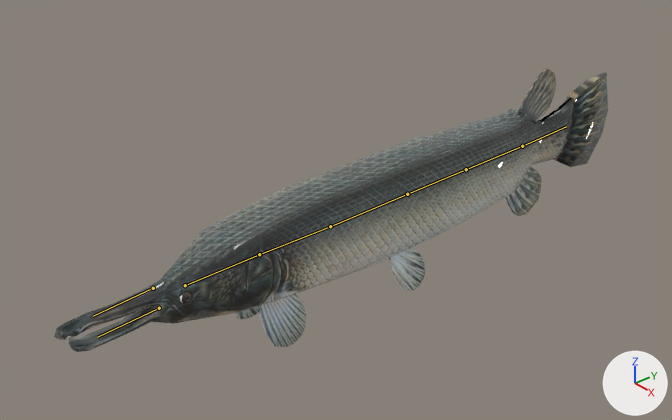
The Blender file Assets/Models/gar 1.blend, before and after one commit.
Before and after are seen from a 50 mm lens placed at (7.49, -7.51, 5.61), pointed at (-0.45, -0.62, 0.02). Every picture has the same lights, and +X, +Y and +Z are marked at lower right. The bones that bend it are drawn over the model as lines.
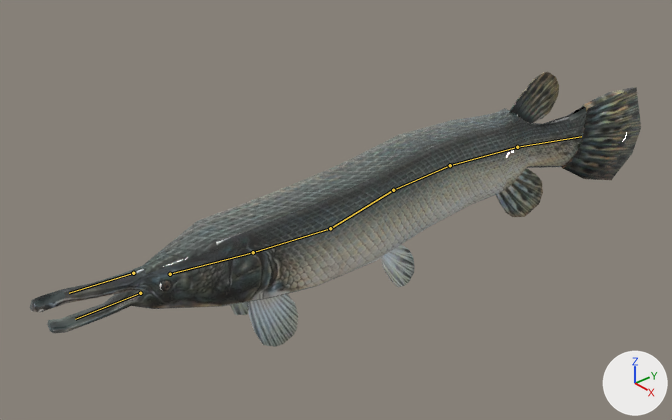
Commit message: fix Gar Swim

The newer file adds an action. The first version stands in its rest pose; the second is drawn at frame 0 of the action 'fishSwim1'.

Location of each change, [x1, y1, x2, y2] in pixels of the pictures (672 x 420 px):
'Cube', posed (7% wider, 11% shorter)
    before: [55, 97, 574, 352]
    after: [30, 106, 586, 333]
'Plane.001', posed (43% wider)
    before: [553, 72, 608, 167]
    after: [562, 87, 641, 180]
'Plane', posed
    before: [235, 248, 425, 347]
    after: [230, 245, 415, 347]
'Plane.002', posed (25% wider)
    before: [506, 69, 556, 216]
    after: [496, 72, 559, 217]
bone 'Bone', root to tip
    before: (185, 285) to (259, 254)
    after: (170, 274) to (253, 252)
bone 'Bone.001', root to tip
    before: (259, 254) to (330, 226)
    after: (253, 252) to (330, 228)
bone 'Bone.002', root to tip
    before: (330, 226) to (407, 194)
    after: (330, 228) to (393, 190)
bone 'Bone.003', root to tip
    before: (407, 194) to (466, 169)
    after: (393, 190) to (450, 165)
bone 'Bone.004', root to tip
    before: (466, 169) to (522, 146)
    after: (450, 165) to (517, 147)
bone 'Bone.005', root to tip
    before: (522, 146) to (566, 126)
    after: (517, 147) to (581, 136)
bone 'Bone.007', root to tip
    before: (159, 308) to (97, 337)
    after: (140, 293) to (75, 319)

The change, as a diff of the scene's bpy script:
```diff
--- a/Assets/Models/gar 1.blend.py
+++ b/Assets/Models/gar 1.blend.py
@@ bone_bone @@
 bone_bone = bpy.data.objects['Armature'].pose.bones['Bone']
-bone_bone.location = (0.0, 0.0, 0.0)
-bone_bone.rotation_quaternion = (1.0, 0.0, 0.0, 0.0)  # degrees (0, 0, 0)
+bone_bone.location = (0.16, 0.0, -0.26)
+bone_bone.rotation_quaternion = (0.994, 0.095, 0.0, 0.056)  # degrees (11, -1, 6)
@@ bone_bone_001 @@
 bone_bone_001 = bpy.data.objects['Armature'].pose.bones['Bone.001']  # child of 'Bone'
-bone_bone_001.rotation_quaternion = (1.0, 0.0, 0.0, 0.0)  # degrees (0, 0, 0)
+bone_bone_001.rotation_quaternion = (0.999, 0.05, 0.0, 0.002)  # degrees (6, 0, 0)
@@ bone_bone_002 @@
 bone_bone_002 = bpy.data.objects['Armature'].pose.bones['Bone.002']  # child of 'Bone.001'
-bone_bone_002.rotation_quaternion = (1.0, 0.0, 0.0, 0.0)  # degrees (0, 0, 0)
+bone_bone_002.rotation_quaternion = (0.989, -0.151, 0.0, 0.0)  # degrees (-17, 0, 0)
@@ bone_bone_003 @@
 bone_bone_003 = bpy.data.objects['Armature'].pose.bones['Bone.003']  # child of 'Bone.002'
-bone_bone_003.rotation_quaternion = (1.0, 0.0, 0.0, 0.0)  # degrees (0, 0, 0)
+bone_bone_003.rotation_quaternion = (0.997, -0.076, 0.0, 0.0)  # degrees (-9, 0, 0)
@@ bone_bone_004 @@
 bone_bone_004 = bpy.data.objects['Armature'].pose.bones['Bone.004']  # child of 'Bone.003'
-bone_bone_004.rotation_quaternion = (1.0, 0.0, 0.0, 0.0)  # degrees (0, 0, 0)
+bone_bone_004.rotation_quaternion = (0.995, -0.102, 0.0, 0.0)  # degrees (-12, 0, 0)
@@ bone_bone_005 @@
 bone_bone_005 = bpy.data.objects['Armature'].pose.bones['Bone.005']  # child of 'Bone.004'
-bone_bone_005.rotation_quaternion = (1.0, 0.0, 0.0, 0.0)  # degrees (0, 0, 0)
+bone_bone_005.rotation_quaternion = (0.994, 0.106, 0.0, 0.002)  # degrees (12, 0, 0)
@@ bone_bone_007 @@
 bone_bone_007 = bpy.data.objects['Armature'].pose.bones['Bone.007']  # child of 'Bone'
-bone_bone_007.rotation_quaternion = (1.0, 0.0, 0.0, 0.0)  # degrees (0, 0, 0)
+bone_bone_007.rotation_quaternion = (0.998, 0.056, -0.013, 0.001)  # degrees (6, -1, 0)
```
